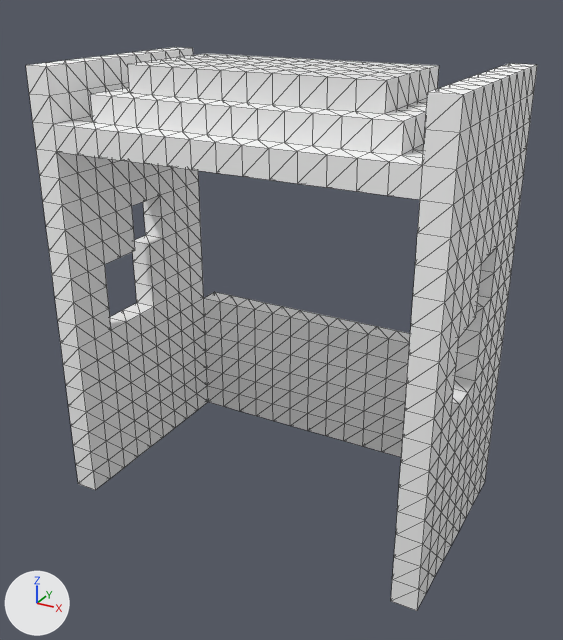
The glTF model assets/dwarves/hair/hair_f_loose_long.glb as it was, and as the next commit left it.
Before and after are seen from a 50 mm camera at (1.77, -3.28, 3.86) aimed at (0.01, -0.08, 2.26). The axes (+X, +Y, +Z) are drawn at lower left. The lights are the same throughout. The first picture is the older version. Mesh edges are drawn as thin lines. Vertices at exactly the same position are counted once.

The older version as bpy lines, for what is in view:
```python
me_hair_f_loose_long = bpy.data.meshes.new('hair_f_loose_long')
me_hair_f_loose_long.from_pydata(...)  # 1264 vertices, 2692 faces; spans x -1.0..1.0, y -0.62..0.62, z 1.25..3.5
me_hair_f_loose_long.materials.append(mat_vertex_color_unlit)
ob_hair_f_loose_long = bpy.data.objects.new('hair_f_loose_long', me_hair_f_loose_long)
ob_hair_f_loose_long.location = (0.0, 0.0, 0.0)
```
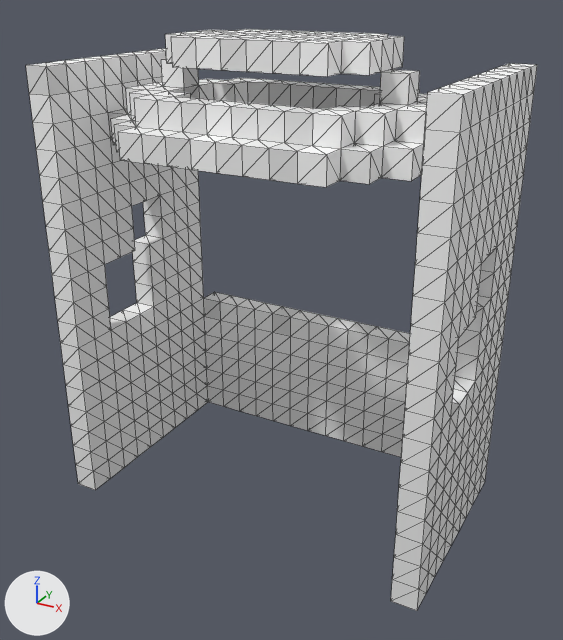
Diff of the bpy script that builds the scene:
```diff
--- a/assets/dwarves/hair/hair_f_loose_long.glb.py
+++ b/assets/dwarves/hair/hair_f_loose_long.glb.py
@@ me_hair_f_loose_long @@
 # used by ob_hair_f_loose_long; location = (0.0, 0.0, 0.0)
-me_hair_f_loose_long.from_pydata(...)  # 1264 vertices, 2692 faces; spans x -1.0..1.0, y -0.62..0.62, z 1.25..3.5
+me_hair_f_loose_long.from_pydata(...)  # 1266 vertices, 2652 faces; spans x -1.0..1.0, y -0.62..0.62, z 1.25..3.62
+# me_hair_f_loose_long part 1: 72 vertices removed from x -0.75..0.75, y -0.62..0.5, z 3.12..3.5; 74 vertices added at x -0.62..0.62, y -0.38..0.25, z 3.12..3.62
+# me_hair_f_loose_long part 2: 1972 kept faces spanning x -1.0..1.0, y -0.62..0.62, z 1.25..3.5 get new vertex colours; the middle colour goes from white #f9f9f9 to white #f1f1f1
 me_hair_f_loose_long.materials.append(mat_vertex_color_unlit)
```

Location of each change, [x1, y1, x2, y2] in pixels of the pictures (563 x 640 px; the box of a moved part takes in the faces that stretch with it):
'hair_f_loose_long', reshaped
    before: [26, 47, 537, 611]
    after: [26, 29, 537, 611]
part 1 of me_hair_f_loose_long, moved or reshaped
    before: [53, 54, 439, 200]
    after: [114, 29, 413, 184]
part 2 of me_hair_f_loose_long, edited (looks the same)
    both: [26, 48, 531, 611]
